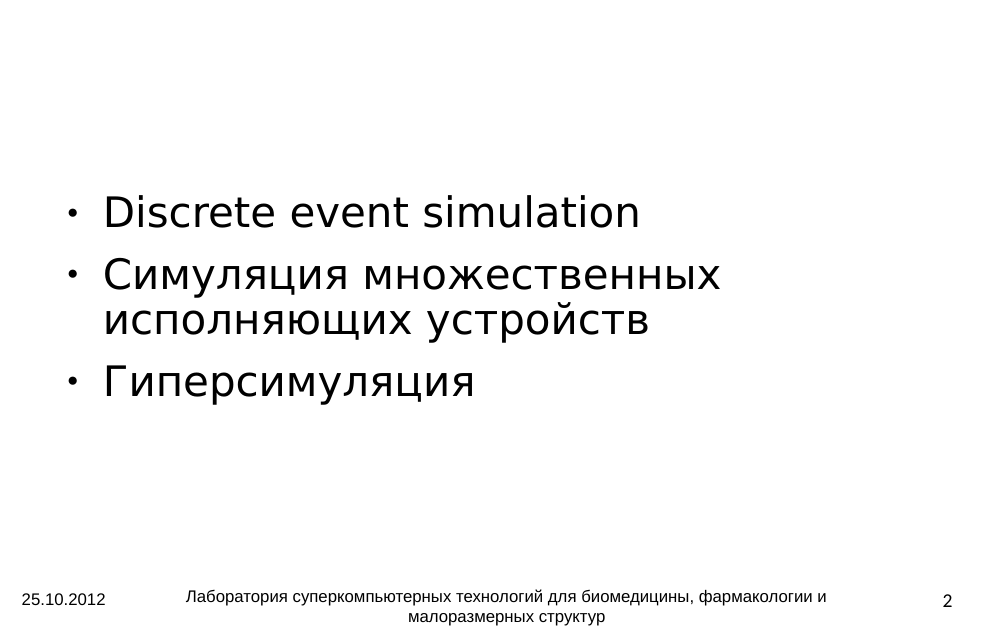
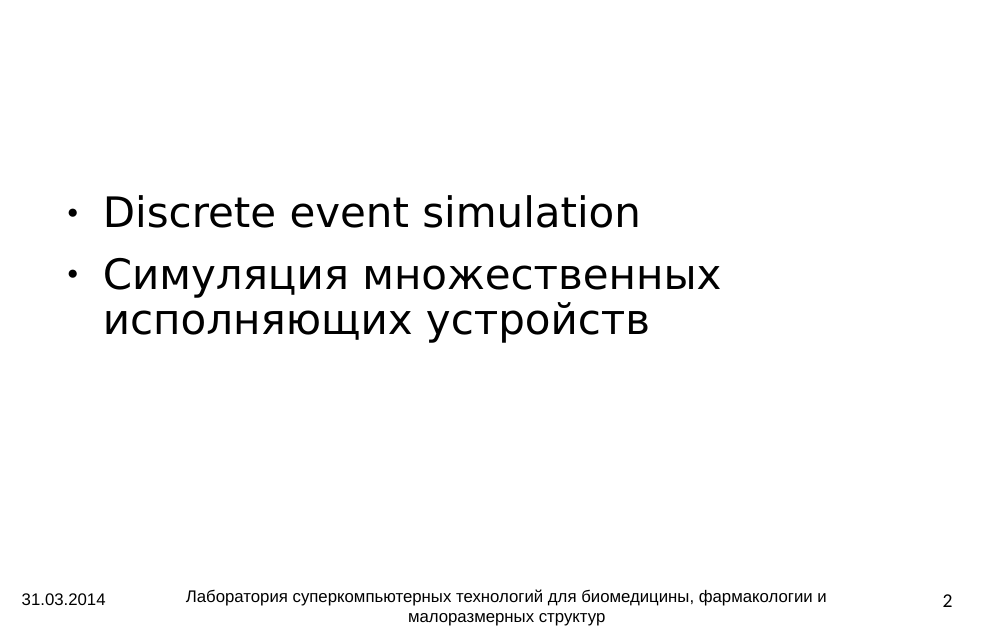
Before and after one commit to atakua/simlectures-archive, a slide deck: slide 2 of lecture05-des/lecture05-des.odp. Drawn at 1008x627 pixels with LibreOffice and Linux fonts; fonts in the diff are those of the drawing; background and template pictures are left out. Boxes give left, top, right and bottom in pixels: in the first picture for what was removed or moved away, otherwise in the second. Text is boxed around its words. In the diff, an @@ line names an element or a change of style, - is before the commit and + after.

```diff
--- a/lecture05-des/lecture05-des.odp
+++ b/lecture05-des/lecture05-des.odp
@@ text at (103,365,476,405): paragraph removed @@
-● Гиперсимуляция
@@ text at (22,593,106,605): text changed @@
-25.10.2012
+31.03.2014
```
Also in this commit, not shown: 28 other slides changed, 1 slide added, 2 slides removed, 1 other file.
